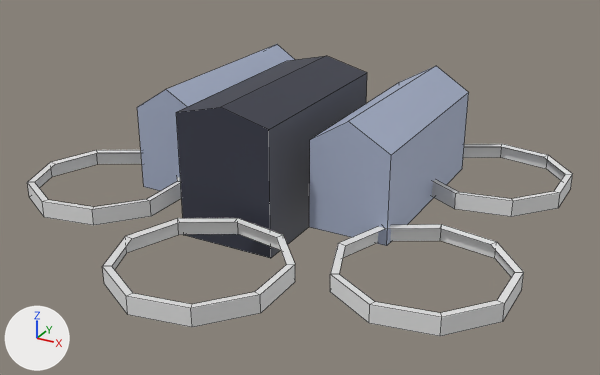
Two versions of the Blender file AE Working models/barracks.blend, one commit apart.
One viewpoint serves both versions: a 50 mm lens placed at (11.66, -21.67, 10.7), pointed at (0.59, -1.54, 0.64). The axes (+X, +Y, +Z) are drawn at lower left. The lights are the same throughout. The picture after the commit comes second. Mesh edges are drawn as thin lines.
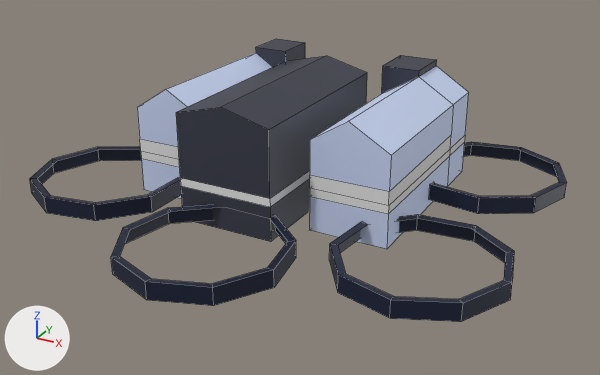
Edits to the bpy script that builds the scene:
```text
Change mat_material_019:
    mat_material_019.base_color: (0.426, 0.485, 0.645) -> (0.657, 0.75, 1.0)  # blue #afb9d2 -> blue #d4e1ff
Change mat_material_020:
    mat_material_020.base_color: (0.426, 0.485, 0.645) -> (0.657, 0.75, 1.0)  # blue #afb9d2 -> blue #d4e1ff
Change me_cube_027:
    used by ob_cube_026; location = (-0.86, -0.27, 1.13); rotation_euler = (0.0, 0.0, 7.854), in degrees (0, 0, 90); scale = (0.686, 0.299, 0.498)
    remove me_cube_027.from_pydata(...)  # 10 vertices, 7 faces; spans x -4.65..4.65, y -5.16..5.16, z -3.96..4.74
    add me_cube_027.from_pydata(...)  # 18 vertices, 15 faces; spans x -4.65..4.65, y -5.16..5.16, z -2.87..4.74
    me_cube_027 part 1: 4 vertices removed from x -4.65..4.65, y -5.16..5.16, z -3.96; 12 vertices added at x -4.65..4.65, y -5.16..5.16, z -2.87..-0.15
    add me_cube_027.materials.append(mat_lights)  # white #e7e7e7
Change me_cube_030:
    used by ob_cube_025; location = (-3.58, 0.96, 1.17); rotation_euler = (0.0, 0.0, 9.425), in degrees (0, 0, 180); scale = (0.144, 0.332, 0.239)
    remove me_cube_030.from_pydata(...)  # 10 vertices, 7 faces; spans x -8.6..8.6, y -9.8..9.8, z -5.7..8.8
    add me_cube_030.from_pydata(...)  # 34 vertices, 30 faces; spans x -8.6..8.6, y -9.8..9.8, z -6.2..9.7
    me_cube_030 part 2
    4 vertices are removed from x -8.6..8.6, y -9.8..9.8, z -5.7
    7 faces are deleted
    14 vertices are added at x -8.6..8.6, y -9.8..9.8, z -6.2..9.7
    8 new vertices lie (17.2, 0.0, 0.0) away from vertices in x -8.6, y -9.8..9.8, z -6.2..1.2
    6 new vertices lie (0.0, 4.3, 0.0) away from vertices in x -8.6..8.6, y -9.8, z -1.6..5.7
    17 new faces join them, mat_material_019 (blue #d4e1ff)
    2 new faces join them, mat_teamcolor (white #e7e7e7)
    6 new faces join them, mat_lights (white #e7e7e7)
    5 new faces join them, mat_material_018 (greyish blue #363947)
    add me_cube_030.materials.append(mat_lights)  # white #e7e7e7
    add me_cube_030.materials.append(mat_teamcolor)  # white #e7e7e7
    add me_cube_030.materials.append(mat_material_018)  # greyish blue #363947
Change me_cube_031:
    used by ob_cube_027; location = (2.55, 0.96, 1.17); rotation_euler = (0.0, 0.0, 9.425), in degrees (0, 0, 180); scale = (0.144, 0.332, 0.239)
    remove me_cube_031.from_pydata(...)  # 10 vertices, 7 faces; spans x -8.6..8.6, y -9.8..9.8, z -5.7..8.8
    add me_cube_031.from_pydata(...)  # 34 vertices, 30 faces; spans x -8.6..8.6, y -9.8..9.8, z -6.2..9.7
    me_cube_031 part 3
    4 vertices are removed from x -8.6..8.6, y -9.8..9.8, z -5.7
    7 faces are deleted
    15 vertices are added at x -8.6..8.6, y -9.8..9.8, z -6.2..9.7
    7 new vertices lie (17.2, 0.0, 0.0) away from vertices in x -8.6, y -9.8..9.8, z -6.2..-0.5
    6 new vertices lie (0.0, 4.6, 0.0) away from vertices in x -8.6..8.6, y -9.8, z -1.6..5.7
    2 new faces join them, mat_teamcolor (white #e7e7e7)
    17 new faces join them, mat_material_020 (blue #d4e1ff)
    6 new faces join them, mat_lights (white #e7e7e7)
    5 new faces join them, mat_material_018 (greyish blue #363947)
    add me_cube_031.materials.append(mat_lights)  # white #e7e7e7
    add me_cube_031.materials.append(mat_teamcolor)  # white #e7e7e7
    add me_cube_031.materials.append(mat_material_018)  # greyish blue #363947
Change me_cylinder_004:
    where me_cylinder_004.from_pydata(...)  # 27 vertices, 18 faces; spans x -4.73..4.73, y -4.52..4.81, z -0.5..0.5
    remove me_cylinder_004.materials.append(mat_teamcolor)  # white #e7e7e7
    add me_cylinder_004.materials.append(mat_rings)  # dark blue #0d1834
Change me_cylinder_005:
    where me_cylinder_005.from_pydata(...)  # 27 vertices, 18 faces; spans x -4.73..4.73, y -4.52..4.81, z -0.5..0.5
    remove me_cylinder_005.materials.append(mat_teamcolor)  # white #e7e7e7
    add me_cylinder_005.materials.append(mat_rings)  # dark blue #0d1834
Change me_cylinder_006:
    where me_cylinder_006.from_pydata(...)  # 27 vertices, 18 faces; spans x -4.73..4.73, y -4.52..4.81, z -0.5..0.5
    remove me_cylinder_006.materials.append(mat_teamcolor)  # white #e7e7e7
    add me_cylinder_006.materials.append(mat_rings)  # dark blue #0d1834
Change me_cylinder_007:
    where me_cylinder_007.from_pydata(...)  # 27 vertices, 18 faces; spans x -4.73..4.73, y -4.52..4.81, z -0.5..0.5
    remove me_cylinder_007.materials.append(mat_teamcolor)  # white #e7e7e7
    add me_cylinder_007.materials.append(mat_rings)  # dark blue #0d1834
Change ob_cylinder_004:
    ob_cylinder_004.location: (5.15, 3.14, 0.18) -> (4.99, 3.14, 0.18)
    ob_cylinder_004.rotation_euler: (0.0, 0.0, 7.854) -> (0.0, 0.0, 8.216)  # degrees (0, 0, 90) -> degrees (0, 0, 111)
Change ob_cylinder_005:
    ob_cylinder_005.location: (-5.34, -3.32, 0.2) -> (-5.5, -3.07, 0.2)
Change ob_cylinder_006:
    ob_cylinder_006.location: (0.29, -6.31, 0.18) -> (-0.15, -5.52, 0.18)
    ob_cylinder_006.rotation_euler: (0.0, 0.0, 7.854) -> (0.0, 0.0, 8.024)  # degrees (0, 0, 90) -> degrees (0, 0, 100)
Change ob_cylinder_007:
    ob_cylinder_007.location: (5.45, -3.76, 0.1) -> (5.19, -3.3, 0.1)
    ob_cylinder_007.rotation_euler: (0.0, 0.0, 7.854) -> (0.0, 0.0, 8.098)  # degrees (0, 0, 90) -> degrees (0, 0, 104)
```

Pixel boxes (x1, y1, x2, y2) of what changed, in the pictures (600 x 375 px):
'Cube.026', reshaped (8% shorter): before (176, 56, 367, 258); after (176, 56, 367, 242)
'Cube.027', recoloured, reshaped (8% taller): before (309, 66, 469, 246); after (309, 55, 469, 249)
'Cylinder.006', recoloured, moved, turned: before (102, 218, 295, 327); after (111, 204, 296, 306)
'Cylinder.007', recoloured, moved, turned: before (330, 224, 524, 336); after (329, 214, 514, 322)
'Cube.025', recoloured, reshaped (6% wider, 9% taller): before (137, 44, 295, 191); after (137, 39, 305, 199)
'Cylinder.005', recoloured, moved: before (27, 150, 181, 225); after (30, 147, 181, 221)
'Cylinder.004', recoloured, moved, turned: before (432, 144, 573, 217); after (429, 142, 567, 214)
part 1 of me_cube_027, cut back: before (176, 101, 366, 258); after (176, 101, 366, 242)
